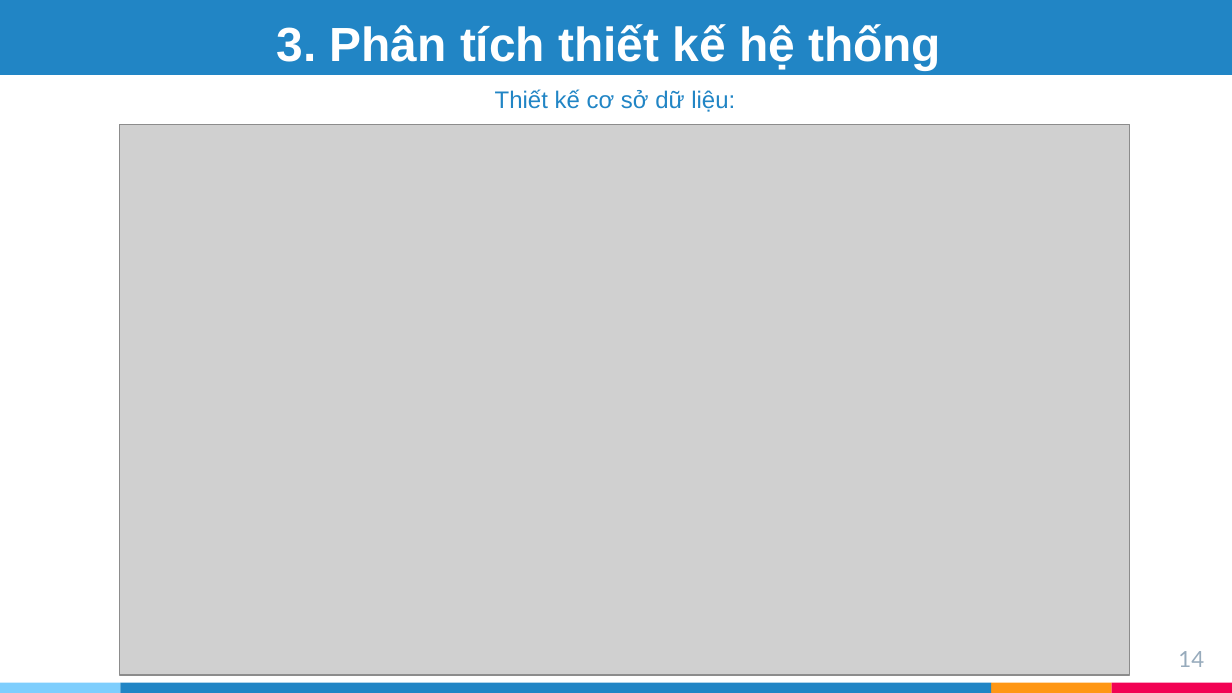
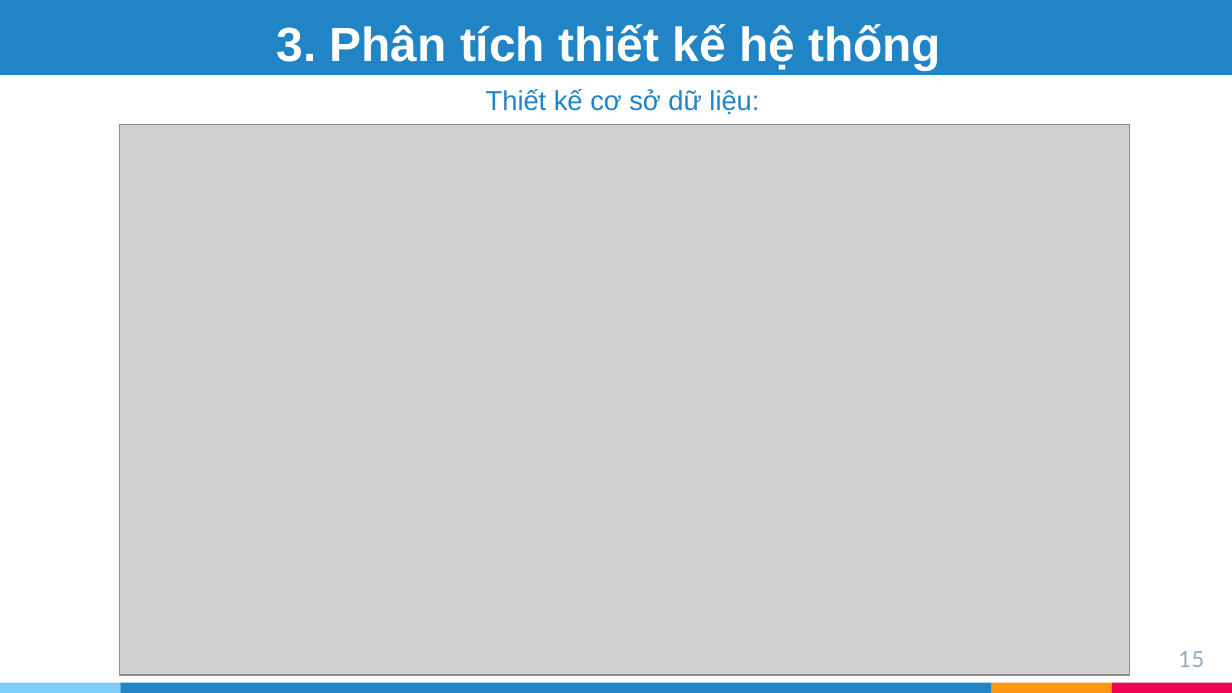
Before and after one commit to tranphuongthao2405/finalproject, a slide deck: slide 15 of report/slide ĐATN - Trần Phương Thảo - 20173383.pptx (slide 14 before the commit). Drawn at 1232x693 pixels with LibreOffice and Linux fonts; fonts in the diff are those of the drawing; grey boxes stand for pictures. Boxes give left, top, right and bottom in pixels: in the first picture for what was removed or moved away, otherwise in the second. Text is boxed around its words. In the diff, an @@ line names an element or a change of style, - is before the commit and + after.

```diff
--- a/report/slide ĐATN - Trần Phương Thảo - 20173383.pptx
+++ b/report/slide ĐATN - Trần Phương Thảo - 20173383.pptx
@@ text "Thiết kế cơ sở dữ ...": place and size @@
-text "Thiết kế cơ sở dữ ..." at (495, 89, 735, 112)
+text "Thiết kế cơ sở dữ ..." at (486, 89, 759, 114)
@@ text "Thiết kế cơ sở dữ ..." at (486, 89, 759, 114): size 14 to 16 pt @@
@@ page number at (1178, 651, 1204, 667): text changed @@
-14
+15
```
Also in this commit, not shown: 3 other slides changed, 5 slides added, 2 slides removed, 3 other files.
